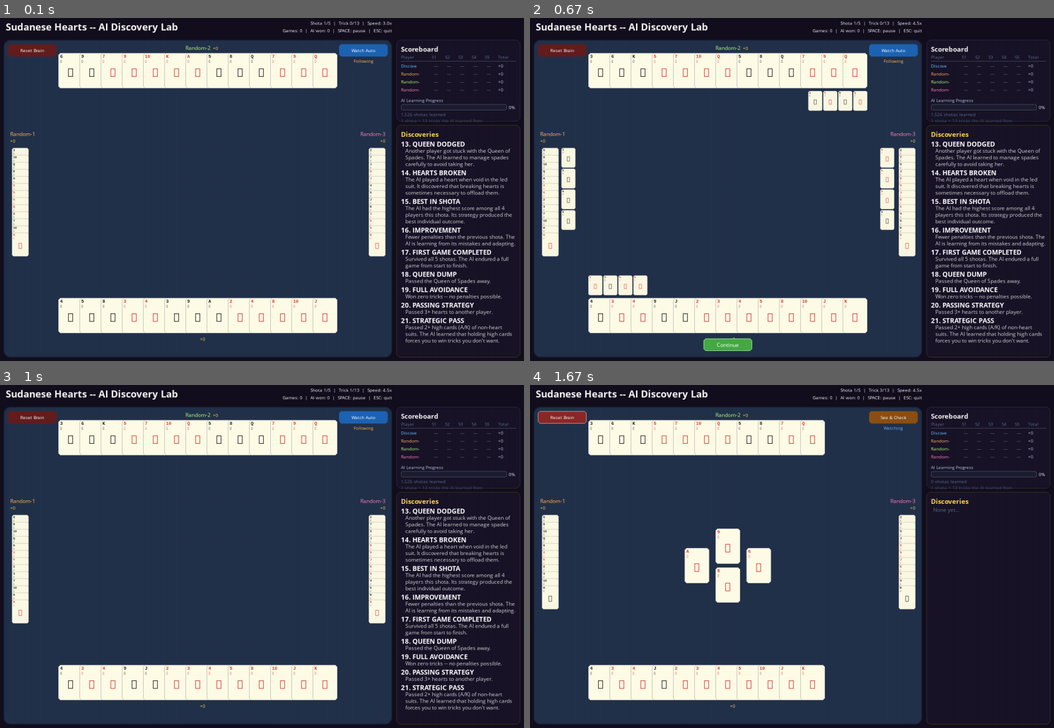
Above: before the commit, frames 1-4 (two rows, left to right).
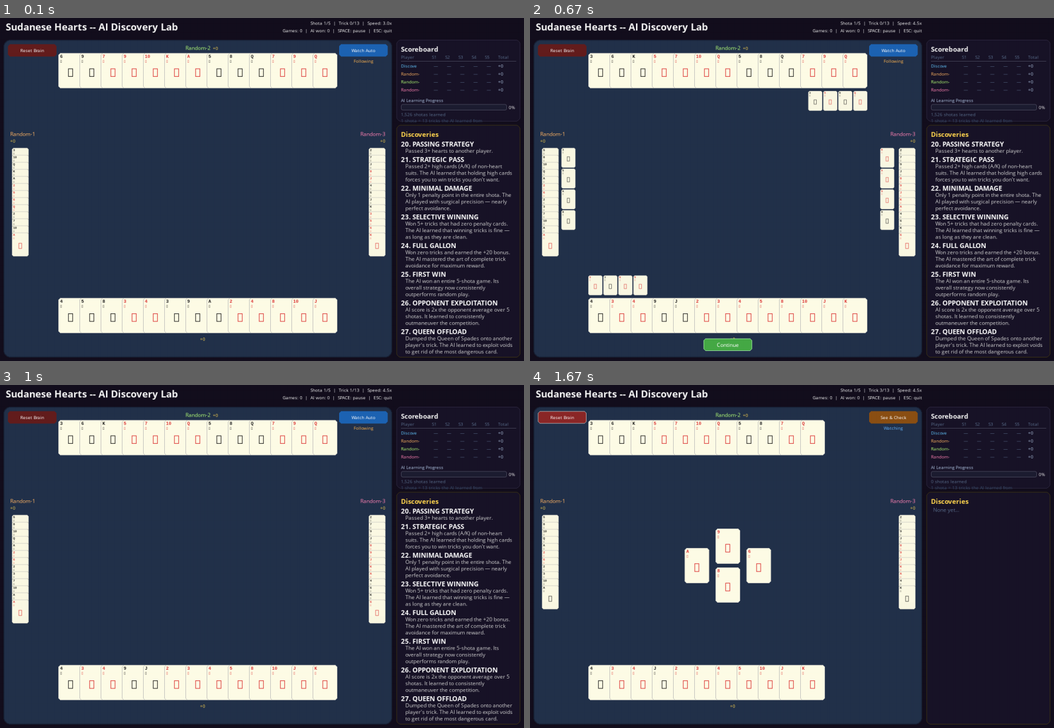
Above: after the commit, the same moments.

Repository: aamagzoub/engineering-intelligence
Game: pygame game, started from gui_hearts_discovery/main.py
The game is run twice, just before and just after one commit, with the same random seed, the same clock (stepped at 60 frames per second) and the same inputs.
Inputs:
- Up to frame 1 (0.1 s): no input
- Up to frame 2 (0.67 s): hold Up from 0.33 s (still down)
- Up to frame 3 (1 s): release Up at 0.8 s; click "+0" at 0.88 s
- Up to frame 4 (1.67 s): click "Watch Auto" at 1.22 s; click "Taker: Random-2" at 1.55 s

The runs differ from the first frame. In frame 1, 5.1% of the frame differs, in the area x 76-99%, y 36-99%; in frame 2, 5.1%; in frame 3, 5.1%; in frame 4, nothing differs.

Commit message:
Fix discoveries panel: realistic line height (50px), all milestones reachable via scroll

Diff:
--- a/gui_hearts_discovery/main.py
+++ b/gui_hearts_discovery/main.py
@@ -1900,22 +1900,24 @@
         else:
             disc_scroll = getattr(self, '_disc_scroll_offset', 0)
             available_h = disc_rect.bottom - y - 5
-            line_h = 30
-            max_visible = available_h // line_h
+            # Each milestone takes ~50px (title + 2 lines of desc).
+            line_h = 50
+            max_visible = max(1, available_h // line_h)
             total = len(self._milestones_list)
 
             max_scroll = max(0, total - max_visible)
             disc_scroll = max(0, min(disc_scroll, max_scroll))
             self._disc_scroll_offset = disc_scroll
 
+            # Show a window of milestones based on scroll position.
+            # scroll=0 means show the latest (bottom of list).
             if disc_scroll == 0:
-                visible = self._milestones_list[-max_visible:]
-                start_num = max(1, total - max_visible + 1)
+                start_idx = max(0, total - max_visible)
             else:
-                end_idx = total - disc_scroll
-                start_idx = max(0, end_idx - max_visible)
-                visible = self._milestones_list[start_idx:end_idx]
-                start_num = start_idx + 1
+                start_idx = max(0, total - max_visible - disc_scroll)
+            end_idx = min(total, start_idx + max_visible)
+            visible = self._milestones_list[start_idx:end_idx]
+            start_num = start_idx + 1
 
             panel_text_w = panel_w - 30
             for i, (title_text, desc_text) in enumerate(visible):
--- a/gui_wist_discovery/main.py
+++ b/gui_wist_discovery/main.py
@@ -943,21 +943,23 @@
             self.screen.set_clip(None)
         else:
             disc_scroll = getattr(self, '_disc_scroll_offset', 0)
-            line_h = 30
-            max_visible = (disc_rect.bottom - y - 15) // line_h
+            # Each milestone takes ~50px (title + 2 lines of desc).
+            line_h = 50
+            max_visible = max(1, (disc_rect.bottom - y - 15) // line_h)
             total = len(self._milestones_list)
             max_scroll = max(0, total - max_visible)
             disc_scroll = max(0, min(disc_scroll, max_scroll))
             self._disc_scroll_offset = disc_scroll
 
+            # Show a window of milestones based on scroll position.
+            # scroll=0 means show the latest (bottom of list).
             if disc_scroll == 0:
-                visible = self._milestones_list[-max_visible:]
-                start_num = max(1, total - max_visible + 1)
+                start_idx = max(0, total - max_visible)
             else:
-                end_idx = total - disc_scroll
-                start_idx = max(0, end_idx - max_visible)
-                visible = self._milestones_list[start_idx:end_idx]
-                start_num = start_idx + 1
+                start_idx = max(0, total - max_visible - disc_scroll)
+            end_idx = min(total, start_idx + max_visible)
+            visible = self._milestones_list[start_idx:end_idx]
+            start_num = start_idx + 1
 
             panel_text_w = panel_w - 30
             for i, (title_text, desc_text) in enumerate(visible):
